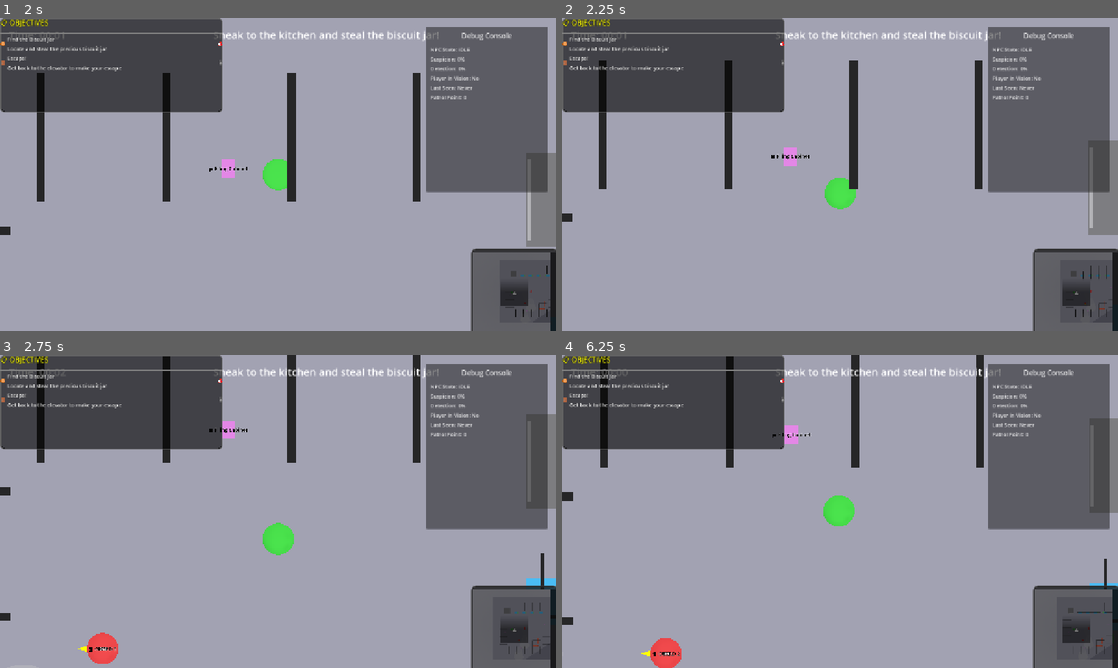
Above: before the commit, frames 1-4 (two rows, left to right).
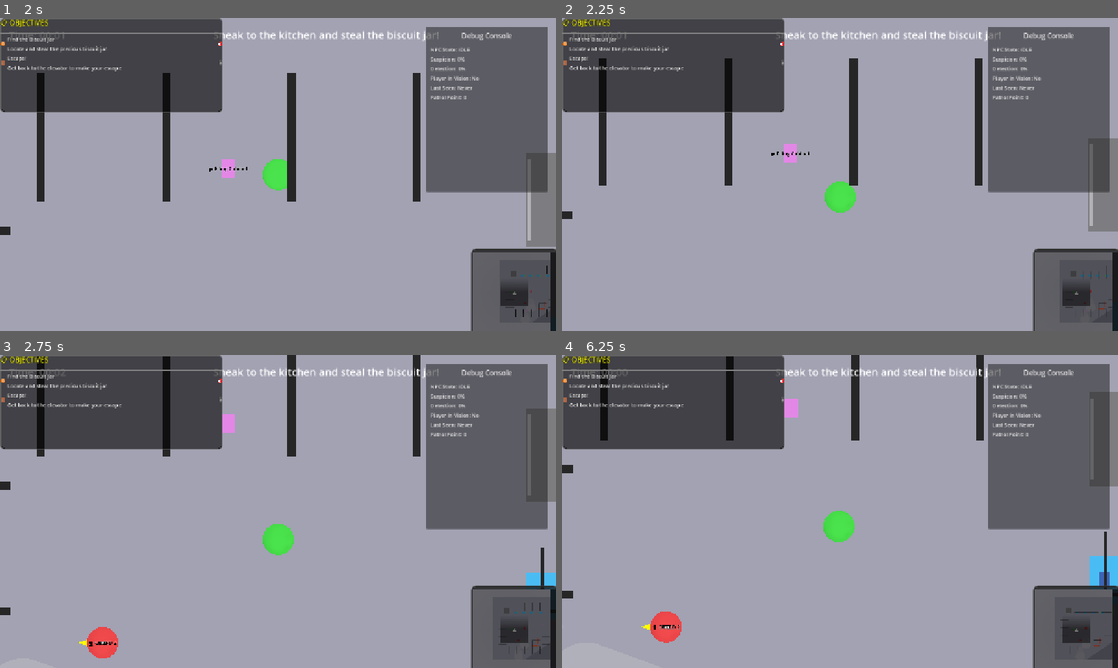
Above: after the commit, the same moments.

Repository: alanops/the-jar-job
Game: Godot game, scene res://scenes/main_menu.tscn
The game is run twice, just before and just after one commit, with the same random seed, the same clock (stepped at 60 frames per second) and the same inputs.
Inputs:
- Up to frame 1 (2 s): click "Start Heist" at 0.5 s; tap Enter at 1.25 s; hold Right (move_right) from 1.28 s (still down); hold Ctrl (crouch) from 1.28 s (still down); tap Shift (run, bound only after the commit) at 1.55 s
- Up to frame 2 (2.25 s): release Right (move_right) at 2.03 s; release Ctrl (crouch) at 2.03 s; hold Down (move_backward) from 2.03 s (still down); tap Shift (run, bound only after the commit) at 2.1 s
- Up to frame 3 (2.75 s): keep holding Down (move_backward); tap Ctrl (crouch) at 2.3 s
- Up to frame 4 (6.25 s): release Down (move_backward) at 2.78 s; hold Right (move_right) 2.78-3.53 s; hold Ctrl (crouch) 2.78-3.53 s; tap Shift (run, bound only after the commit) at 3.05 s; hold Up (move_forward) 3.53-4.28 s; tap E (interact) at 3.6 s; tap Ctrl (crouch) at 3.8, 5.1 s; hold Shift (run, bound only after the commit) 4.28-5.03 s; hold Left (move_left) 4.28-5.78 s; tap R (reset) at 5.75 s; hold Down (move_backward) from 5.78 s (still down); hold Shift (run, bound only after the commit) from 5.78 s (still down)

Frame 1 is identical in both runs. In frame 2, 0.5% of the frame differs, in the area x 0-100%, y 12-96%; in frame 3, 0.9%; in frame 4, 3.2%, in the area x 0-100%, y 11-100%.

Commit message:
Add shift-to-run controls and aggressive guard behavior
Player controls:
- Added RUN_SPEED = 8.0 (faster than walk speed of 5.0)
- Added noise_radius_run = 8.0 (higher than walk noise)
- Added shift key input mapping for running
- Can't run while crouching, running stops when crouching starts
- Faster footsteps when running (0.3s vs 0.5s intervals)

Guard behavior improvements:
- Guards now chase directly when hearing loud noise (>= 7.0 radius, like running)
- Investigation movement uses investigate_speed (2.0) instead of patrol_speed (1.5)
- Guards already use chase_speed (3.0) when spotting player visually
- Running players trigger immediate chase response from guards

Diff:
--- a/project.godot
+++ b/project.godot
@@ -66,6 +66,11 @@
 "events": [Object(InputEventKey,"resource_local_to_scene":false,"resource_name":"","device":-1,"window_id":0,"alt_press …(195 unchanged characters)…
 ]
 }
+run={
+"deadzone": 0.1,
+"events": [Object(InputEventKey,"resource_local_to_scene":false,"resource_name":"","device":-1,"window_id":0,"alt_pressed":false,"shift_pressed":false,"ctrl_pressed":false,"meta_pressed":false,"pressed":false,"keycode":0,"physical_keycode":4194325,"key_label":0,"unicode":0,"location":0,"echo":false,"script":null)
+]
+}
 interact={
 "deadzone": 0.1,
 "events": [Object(InputEventKey,"resource_local_to_scene":false,"resource_name":"","device":-1,"window_id":0,"alt_press …(192 unchanged characters)…
--- a/scripts/npc_controller.gd
+++ b/scripts/npc_controller.gd
@@ -250,7 +250,7 @@
 	var next_position := navigation_agent.get_next_path_position()
 	var direction := (next_position - current_position).normalized()
 
-	var desired_velocity = Vector3(direction.x * patrol_speed, 0, direction.z * patrol_speed)
+	var desired_velocity = Vector3(direction.x * investigate_speed, 0, direction.z * investigate_speed)
 	_move_with_avoidance(desired_velocity)
 
 	if direction.length() > 0.1:
@@ -373,7 +373,12 @@
 	var distance_to_noise := global_position.distance_to(noise_position)
 
 	if distance_to_noise <= noise_radius:
-		_switch_to_investigate_state(noise_position)
+		# If noise radius is large (player is running), chase directly
+		if noise_radius >= 7.0:  # Running noise threshold
+			current_state = NPCState.CHASE
+			state_timer.stop()
+		else:
+			_switch_to_investigate_state(noise_position)
 
 func _switch_to_investigate_state(position: Vector3) -> void:
 	current_state = NPCState.INVESTIGATE
--- a/scripts/player_controller.gd
+++ b/scripts/player_controller.gd
@@ -3,11 +3,13 @@
 class_name PlayerController
 
 const WALK_SPEED := 5.0
+const RUN_SPEED := 8.0
 const CROUCH_SPEED := 2.0
 const CROUCH_HEIGHT := 0.9
 const NORMAL_HEIGHT := 1.8
 
 @export var noise_radius_walk: float = 5.0
+@export var noise_radius_run: float = 8.0
 @export var noise_radius_crouch: float = 2.0
 
 @onready var collision_shape: CollisionShape3D = $CollisionShape3D
@@ -16,6 +18,7 @@
 @onready var footstep_timer: Timer = $FootstepTimer
 
 var is_crouching: bool = false
+var is_running: bool = false
 var current_speed: float = WALK_SPEED
 var current_noise_radius: float = noise_radius_walk
 var interactable_object: Node3D = null
@@ -62,6 +65,15 @@
 	else:
 		if is_crouching:
 			_stop_crouch()
+
+	# Handle running (only when not crouching)
+	if not is_crouching:
+		if Input.is_action_pressed("run"):
+			if not is_running:
+				_start_running()
+		else:
+			if is_running:
+				_stop_running()
 
 	# Get input direction - simple top-down controls
 	var direction := Vector3()
@@ -118,10 +130,25 @@
 
 func _stop_crouch() -> void:
 	is_crouching = false
+	is_running = false  # Stop running when starting to crouch
 	current_speed = WALK_SPEED
 	current_noise_radius = noise_radius_walk
 	footstep_timer.wait_time = 0.5
 	_update_crouch_state()
+
+func _start_running() -> void:
+	if is_crouching:
+		return  # Can't run while crouching
+	is_running = true
+	current_speed = RUN_SPEED
+	current_noise_radius = noise_radius_run
+	footstep_timer.wait_time = 0.3  # Faster footsteps when running
+
+func _stop_running() -> void:
+	is_running = false
+	current_speed = WALK_SPEED
+	current_noise_radius = noise_radius_walk
+	footstep_timer.wait_time = 0.5
 
 func _update_crouch_state() -> void:
 	var shape: CapsuleShape3D = collision_shape.shape as CapsuleShape3D
